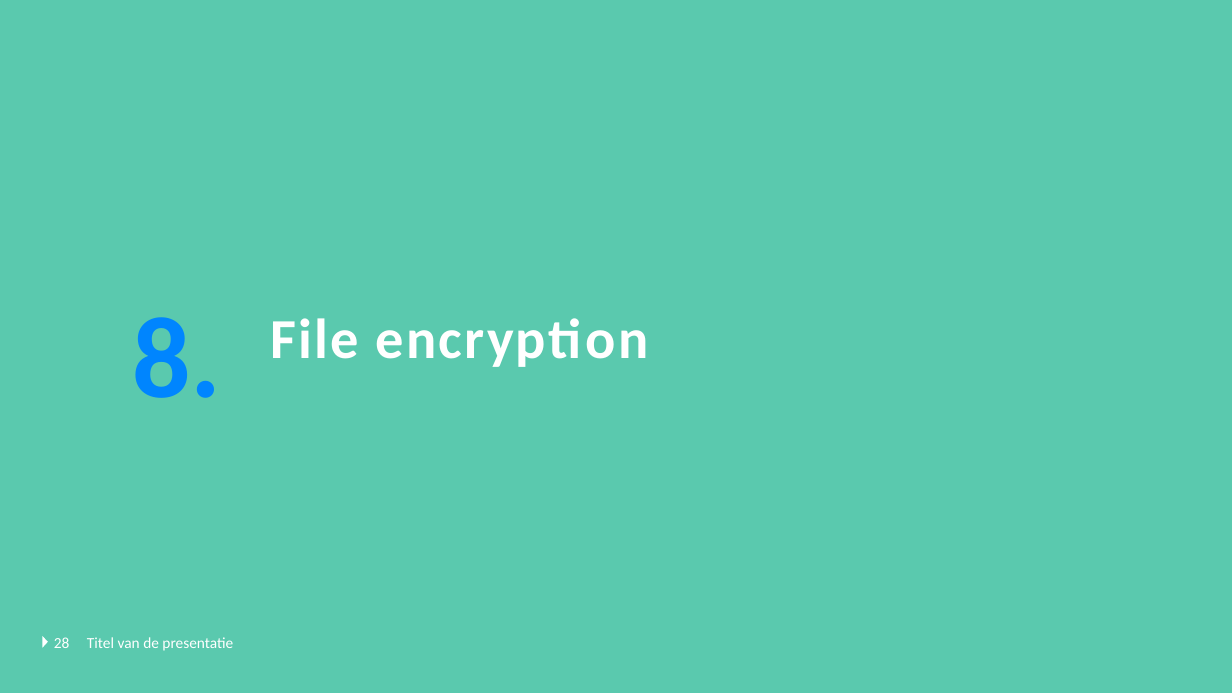
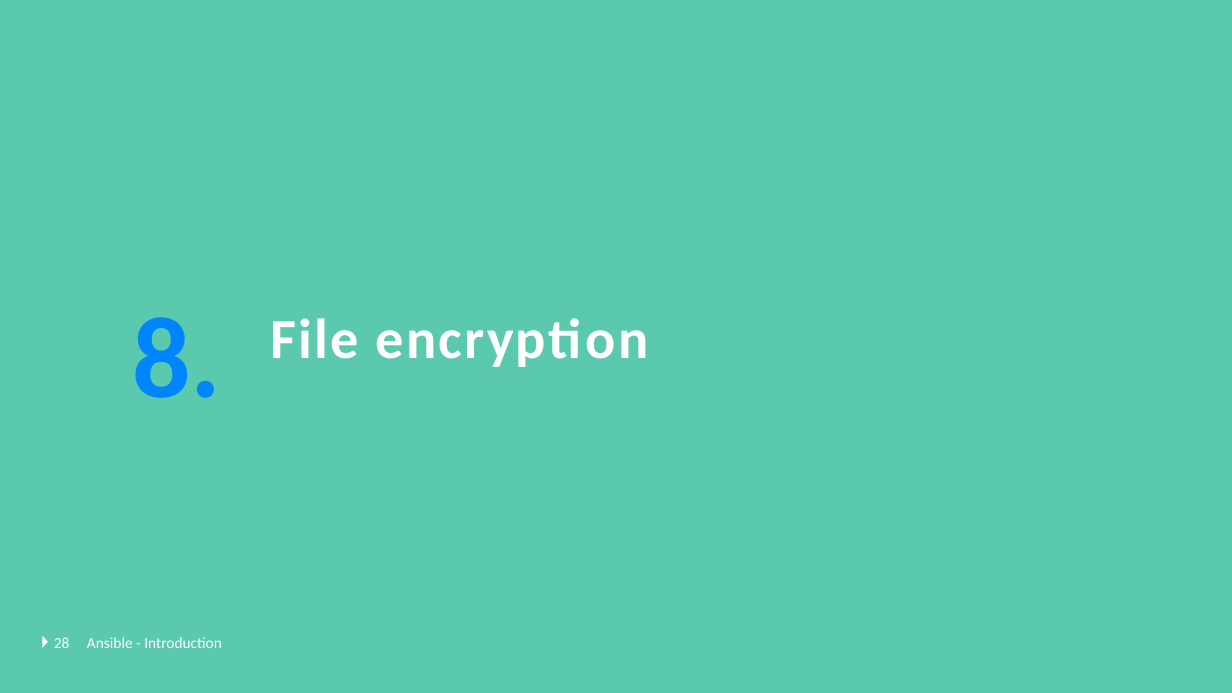
Before and after one commit to GerritVanMol/Ansible_Introduction-21_22, a slide deck: slide 28 of Documents/Ansible_BasicsAndHowToGetStarted.pptx. Drawn at 1232x693 pixels with LibreOffice and Linux fonts; fonts in the diff are those of the drawing; background and template pictures are left out. Boxes give left, top, right and bottom in pixels: in the first picture for what was removed or moved away, otherwise in the second. Text is boxed around its words. In the diff, an @@ line names an element or a change of style, - is before the commit and + after.

Commit message:
update PPT with spelling fix and update .pdf version

```diff
--- a/Documents/Ansible_BasicsAndHowToGetStarted.pptx
+++ b/Documents/Ansible_BasicsAndHowToGetStarted.pptx
@@ text at [87, 637, 222, 648]: text changed @@
-Titel van de presentatie
+Ansible - Introduction
```
Also in this commit, not shown: 1 slide removed, 1 other file.
